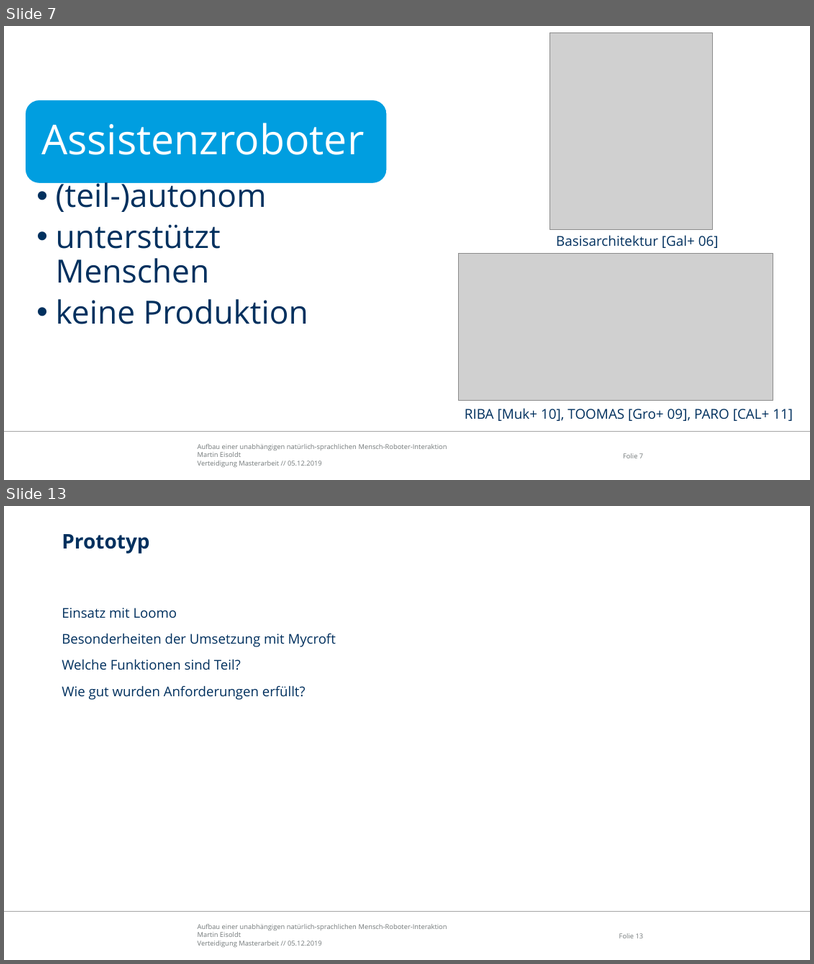
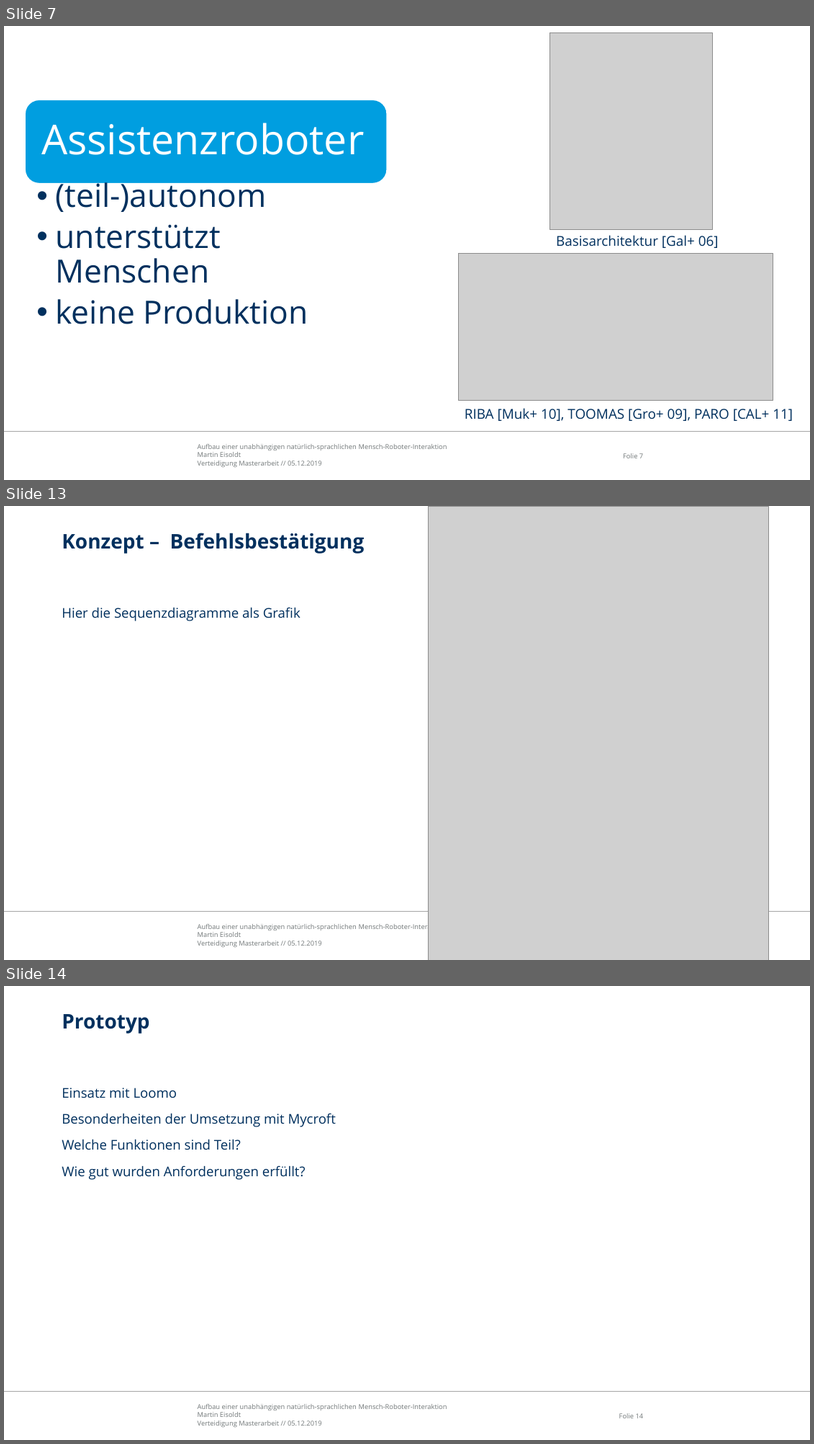
Before and after one commit to edegeyer/masterarbeit, a slide deck: verteidigung/verteidigung.pptx. Shown one above the other, each under a label of ours: slides 7 and 13 before the commit, slides 7, 13 and 14 after it; the slides between them are not shown. The pictures are 814x964 and 814x1444 pixels, drawn with LibreOffice and Linux fonts; fonts in the diff are those of the drawing; grey boxes stand for pictures; background and template pictures are left out. Boxes give left, top, right and bottom in pixels: in the first picture for what was removed or moved away, otherwise in the second. Text is boxed around its words. In the diff, an @@ line names an element or a change of style, - is before the commit and + after.

Commit message:
pictures added

```diff
--- a/verteidigung/verteidigung.pptx
+++ b/verteidigung/verteidigung.pptx
@@ slide 13 added at <box>4,506,810,960</box>, background #FFFFFF; not listed: 2 template elements that a slide beside it also shows @@
@@ picture added at <box>428,506,769,960</box> @@
@@ title added at <box>62,533,365,554</box>, 24 pt, text #00305E, bold @@
+Konzept – Befehlsbestätigung
@@ text added at <box>62,607,301,621</box>, 16 pt, text #00305E @@
+Hier die Sequenzdiagramme als Grafik
@@ what was slide 13 is now slide 14 @@
@@ page number at <box>620,1413,644,1418</box>: text changed @@
-Folie 13
+Folie 14
```
Also in this commit, not shown: 9 slides changed, 5 other slides added, 1 slide removed.
